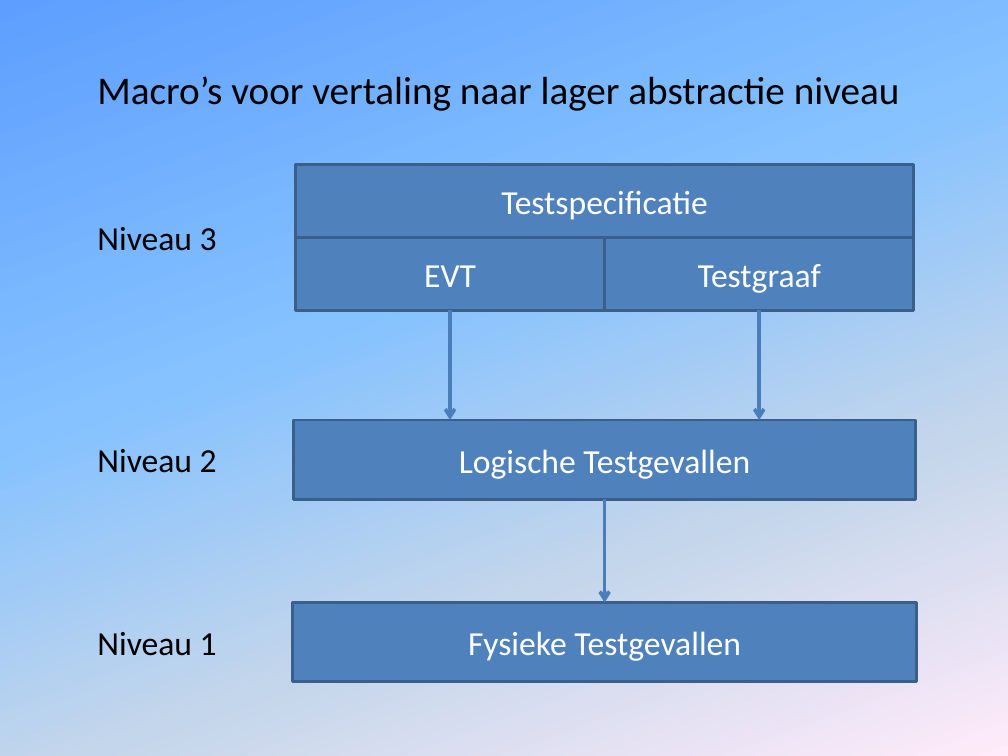
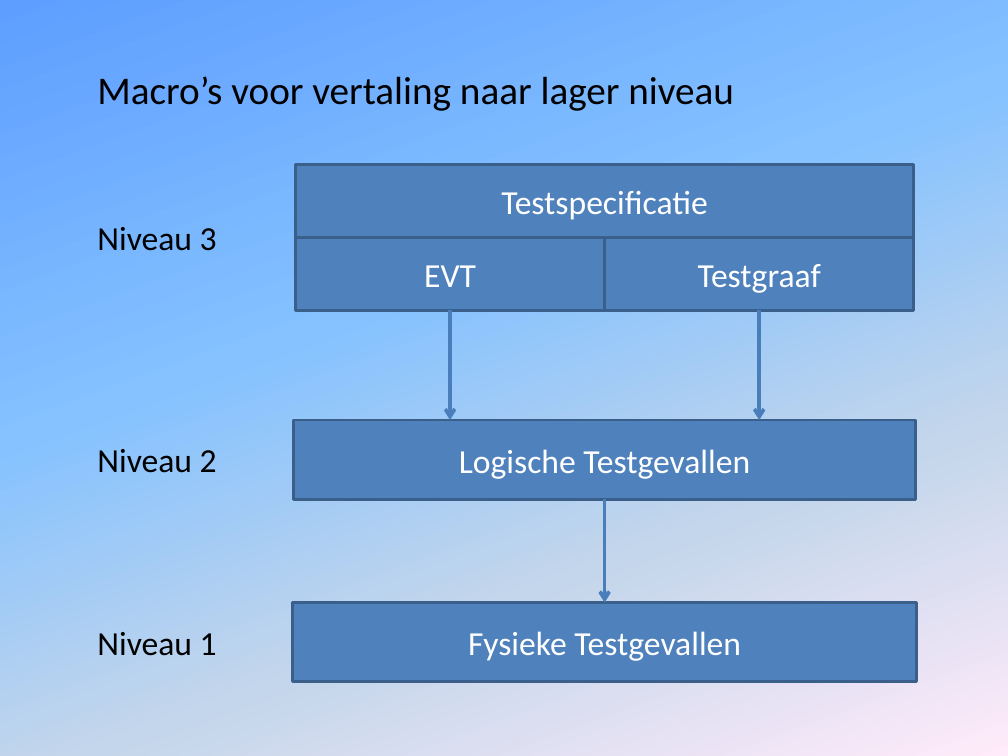
Before and after one commit to RalphSmeenk/TestdossierTool, a slide deck: slide 4 of Handleiding_powerpoint.pptx (slide 6 before the commit). Drawn at 1008x756 pixels with LibreOffice and Linux fonts; fonts in the diff are those of the drawing. Boxes give left, top, right and bottom in pixels: in the first picture for what was removed or moved away, otherwise in the second. Text is boxed around its words. In the diff, an @@ line names an element or a change of style, - is before the commit and + after.

```diff
--- a/Handleiding_powerpoint.pptx
+++ b/Handleiding_powerpoint.pptx
@@ text at <box>97,76,734,111</box>: text changed @@
-Macro’s voor vertaling naar lager abstractie niveau
+Macro’s voor vertaling naar lager niveau
```
Also in this commit, not shown: 3 other slides changed, 2 slides removed, 1 other file.
